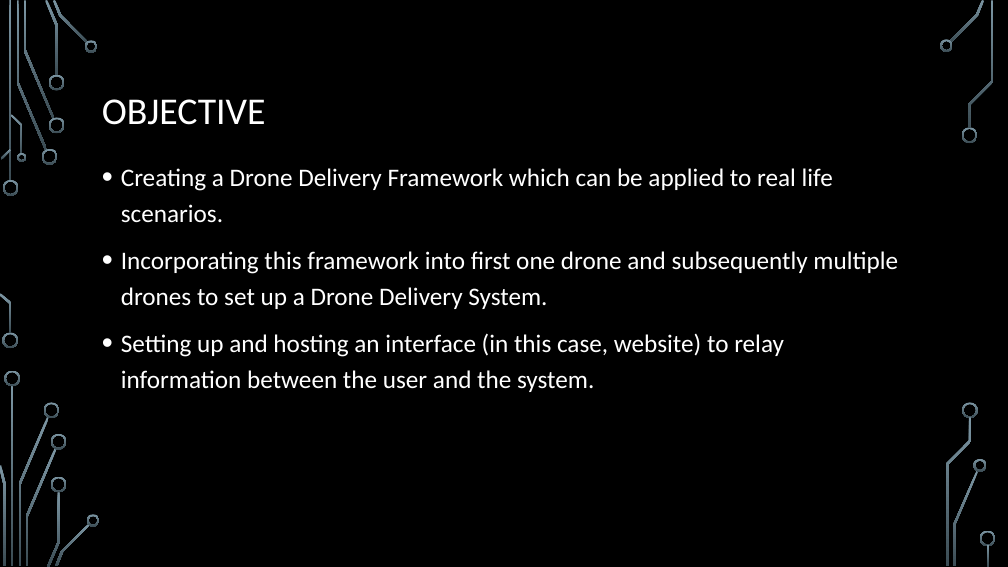
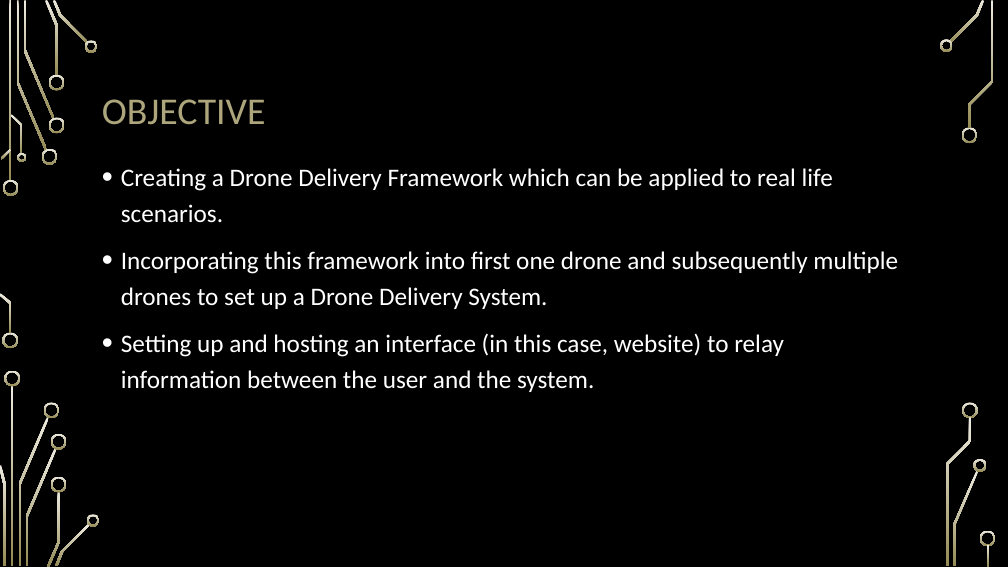
Before and after one commit to ShubhamGupta15/ITSP-Drone_Delivery, a slide deck: slide 4 of crusaderspres.pptx (slide 3 before the commit). Drawn at 1008x567 pixels with LibreOffice and Linux fonts; fonts in the diff are those of the drawing; background and template pictures are left out. Boxes give left, top, right and bottom in pixels: in the first picture for what was removed or moved away, otherwise in the second. Text is boxed around its words. In the diff, an @@ line names an element or a change of style, - is before the commit and + after.

```diff
--- a/crusaderspres.pptx
+++ b/crusaderspres.pptx
@@ fill gradient #7C96A3 to #3B4C54 to gradient #EEECE1 to #948A54 in 36 elements at bbox=[3, 180, 19, 196], bbox=[2, 333, 18, 349], bbox=[17, 1, 47, 150], bbox=[42, 149, 57, 165], bbox=[23, 1, 54, 119], bbox=[45, 0, 58, 76], bbox=[48, 117, 64, 133], bbox=[48, 75, 64, 91], bbox=[53, 0, 88, 44], bbox=[85, 40, 98, 52], bbox=[1, 149, 11, 160], bbox=[0, 293, 11, 333], bbox=[11, 114, 23, 154], bbox=[17, 153, 26, 162], bbox=[11, 386, 14, 566], bbox=[18, 417, 48, 566], bbox=[5, 371, 20, 386], bbox=[0, 465, 5, 566], bbox=[44, 402, 60, 418], bbox=[26, 448, 57, 566], bbox=[47, 492, 60, 567], bbox=[51, 434, 67, 450], bbox=[51, 476, 67, 492], bbox=[55, 523, 90, 566], bbox=[87, 514, 100, 526], bbox=[950, 0, 985, 42], bbox=[940, 39, 953, 52], bbox=[962, 127, 978, 143], bbox=[954, 471, 979, 566], bbox=[974, 459, 987, 472], bbox=[969, 1, 994, 129], bbox=[963, 402, 979, 418], bbox=[946, 417, 972, 566], bbox=[980, 531, 996, 547], bbox=[988, 545, 990, 566], bbox=[9, 1, 11, 181] @@
@@ title "OBJECTIVE" at bbox=[102, 99, 266, 125]: text colour #FFFFFF to #ADA67C @@
```
Also in this commit, not shown: 4 other slides changed, 2 slides added.
